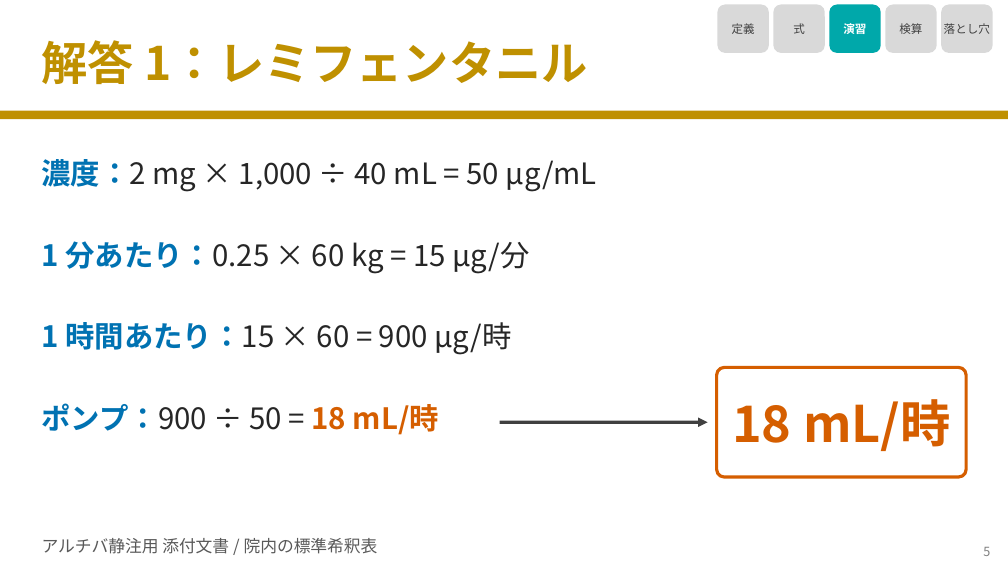
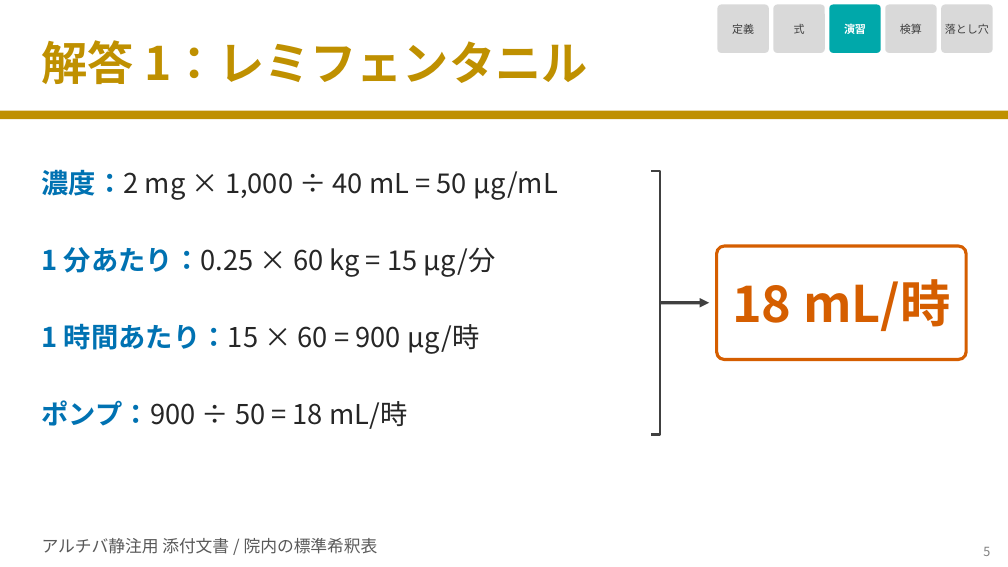
Before and after one commit to nobumitsu-3141/Anes-lecture, a slide deck: slide 6 of slides/3-10_gamma_calculation/3-10_gamma_calculation.pptx. Drawn at 1008x567 pixels with LibreOffice and Linux fonts; fonts in the diff are those of the drawing. Boxes give left, top, right and bottom in pixels: in the first picture for what was removed or moved away, otherwise in the second. Text is boxed around its words. In the diff, an @@ line names an element or a change of style, - is before the commit and + after.

```diff
--- a/slides/3-10_gamma_calculation/3-10_gamma_calculation.pptx
+++ b/slides/3-10_gamma_calculation/3-10_gamma_calculation.pptx
@@ size 11 to 10.5 pt; proportions changed in 5 elements at box(718, 5, 769, 53), box(774, 5, 825, 53), box(830, 5, 881, 53), box(885, 5, 937, 53), box(941, 5, 993, 53) @@
@@ size 28 to 26 pt in 3 elements at box(42, 323, 479, 354), box(42, 247, 496, 277), box(42, 169, 558, 200) @@
@@ text "濃度：2 mg × 1,000 ÷ ...": place and size @@
-text "濃度：2 mg × 1,000 ÷ ..." at box(42, 159, 597, 192)
+text "濃度：2 mg × 1,000 ÷ ..." at box(42, 169, 558, 200)
@@ freeform shape added at box(651, 171, 660, 435), outline #404040 2.5 pt @@
@@ rounded rectangle "18 mL/時": place and size @@
-rounded rectangle "18 mL/時" at box(717, 368, 966, 477)
+rounded rectangle "18 mL/時" at box(717, 246, 966, 359)
@@ rounded rectangle "18 mL/時" at box(717, 246, 966, 359): proportions changed @@
@@ arrow added from (660, 302) to (709, 302), #404040 3 pt @@
@@ text "ポンプ：900 ÷ 50 = 18 ..." at box(42, 400, 407, 429): size 28 to 26 pt; text colour #D55E00 to #262626, bold off in "18 mL/時" @@
@@ arrow removed from (500, 422) to (708, 422) @@
```
Also in this commit, not shown: 9 other slides changed, 3 other files.
